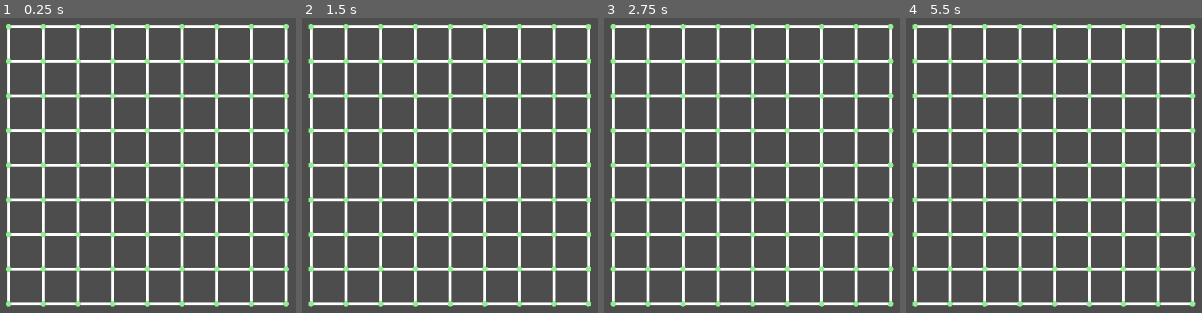
Above: before the commit, frames 1-4 (left to right).
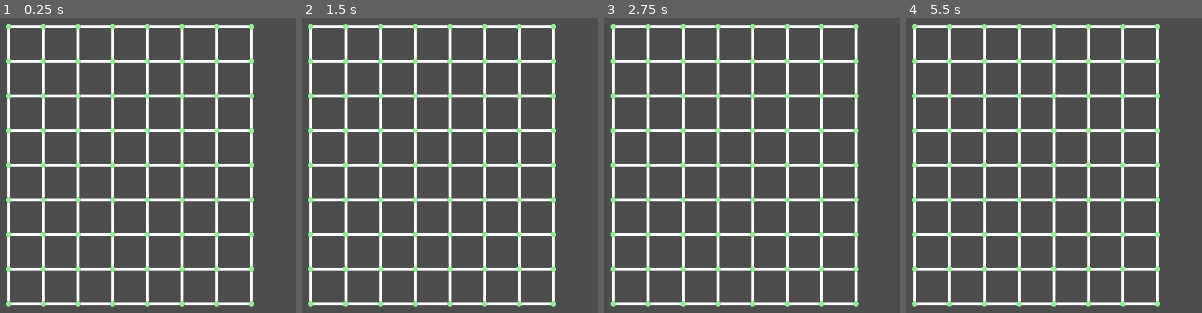
Above: after the commit, the same moments.

Repository: kennethbchen/Medical-Malpicross-Game
Game: Godot game, scene res://scenes/game.tscn
Same seed, same stepped clock (60 frames per second), same inputs: the game is played once before the commit and once after it.
Inputs (mouse positions are in pixels of both pictures, inside the frame that each line leads up to):
- Up to frame 1 (0.25 s): no input
- Up to frame 2 (1.5 s): move the mouse to (outside the picture) at 0.52 s; move the mouse to (outside the picture) at 1.27 s
- Up to frame 3 (2.75 s): move the mouse to (834, 74) at 2.02 s
- Up to frame 4 (5.5 s): move the mouse to (1018, 259) at 2.77 s; move the mouse to (outside the picture) at 3.52 s; tap Enter at 4.25 s; move the mouse to (outside the picture) at 4.27 s; move the mouse to (1098, 171) at 5.02 s

The runs differ from the first frame. In frame 1, 2.3% of the frame differs, in the area x 83-98%, y 2-98%; in frame 2, 3.7%; in frame 3, 2.3%; in frame 4, 7.6%, in the area x 2-98%, y 2-98%.

Commit message:
Implemented calculating board size

Diff:
--- a/scripts/puzzle_grid.gd
+++ b/scripts/puzzle_grid.gd
@@ -14,9 +14,8 @@
 func _ready() -> void:
 
 	var puzzle: Puzzle = Puzzle.new(puzzle_string)
-	print(puzzle._solution)
-	print(puzzle.get_hints())
-	generate_puzzle_board(8, 8)
+	var board_size = puzzle.board_size()
+	generate_puzzle_board(board_size.x, board_size.y)
 
 func generate_puzzle_board(grid_columns: int, grid_rows, grid_size: float = 50):
 	# n grid columns / rows means that
--- a/scripts/resources/puzzle.gd
+++ b/scripts/resources/puzzle.gd
@@ -2,10 +2,10 @@
 
 class_name Puzzle
 
-# 2D array of bools
-# Outer array is row, inner is column
-# Assumes rectangular grid
-# true if cell should be colored, false if crossed
+## 2D array of bools
+## Outer array is row, inner is column
+## Assumes rectangular grid
+## true if cell should be colored, false if crossed
 @export var _solution: Array
 
 func _init(puzzle_string: String):
@@ -19,9 +19,30 @@
 	)
 
 ## (rows, columns)
-## dimensions of _solution
+## dimensions of _solution (input space)
 func input_size() -> Vector2i:
 	return Vector2i(_solution.size(), _solution[0].size())
+
+## (rows, columns)
+## simension of _solution + dimensions of the hints
+## if each hint number was its own cell
+func board_size() -> Vector2i:
+	var max_hint_column_size: int = 0
+	var max_hint_row_size: int = 0
+
+	var hint = get_hints()
+
+	for column_hint in hint[0]:
+		if column_hint.size() > max_hint_column_size:
+			max_hint_column_size = column_hint.size()
+
+	for row_hint in hint[1]:
+		if row_hint.size() > max_hint_row_size:
+			max_hint_row_size = row_hint.size()
+	return Vector2i(input_size().x + max_hint_row_size, input_size().y + max_hint_column_size)
+
+func get_cell(row, column) -> bool:
+	return _solution[row][column]
 
 ## Given x = number of columns, y = number of rows in the puzzle
 ## Returns an array of size 2 where
@@ -102,6 +123,3 @@
 		output[1].append(row_hint)
 
 	return output
-
-func get_cell(row, column) -> bool:
-	return _solution[row][column]
